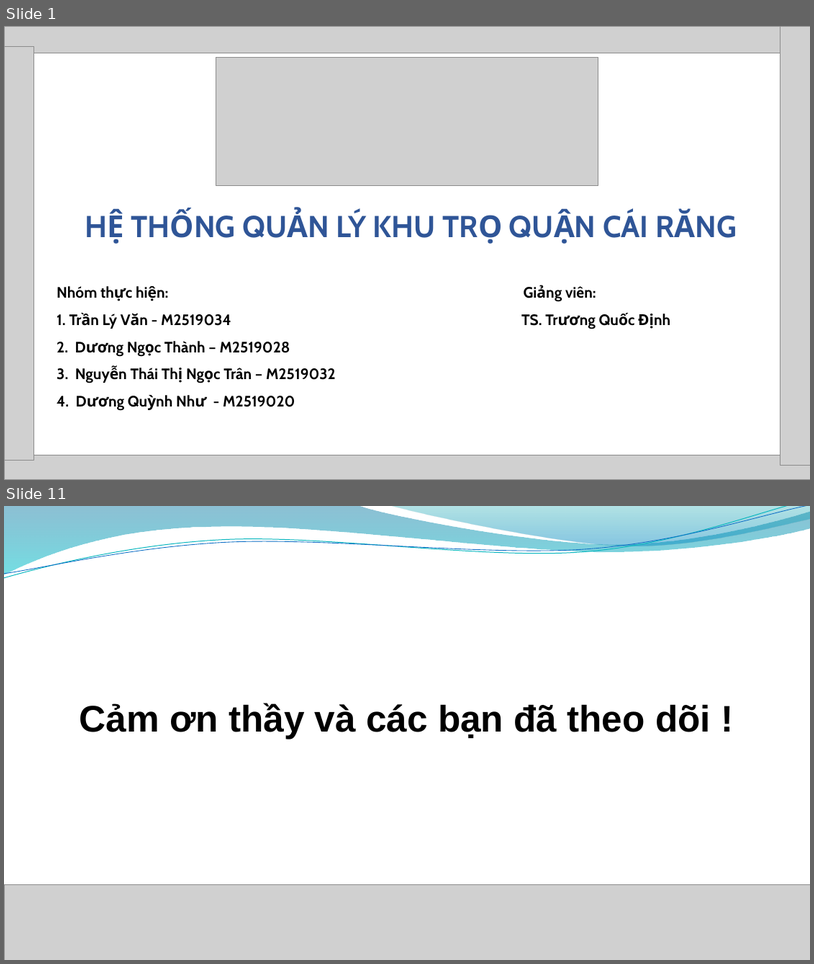
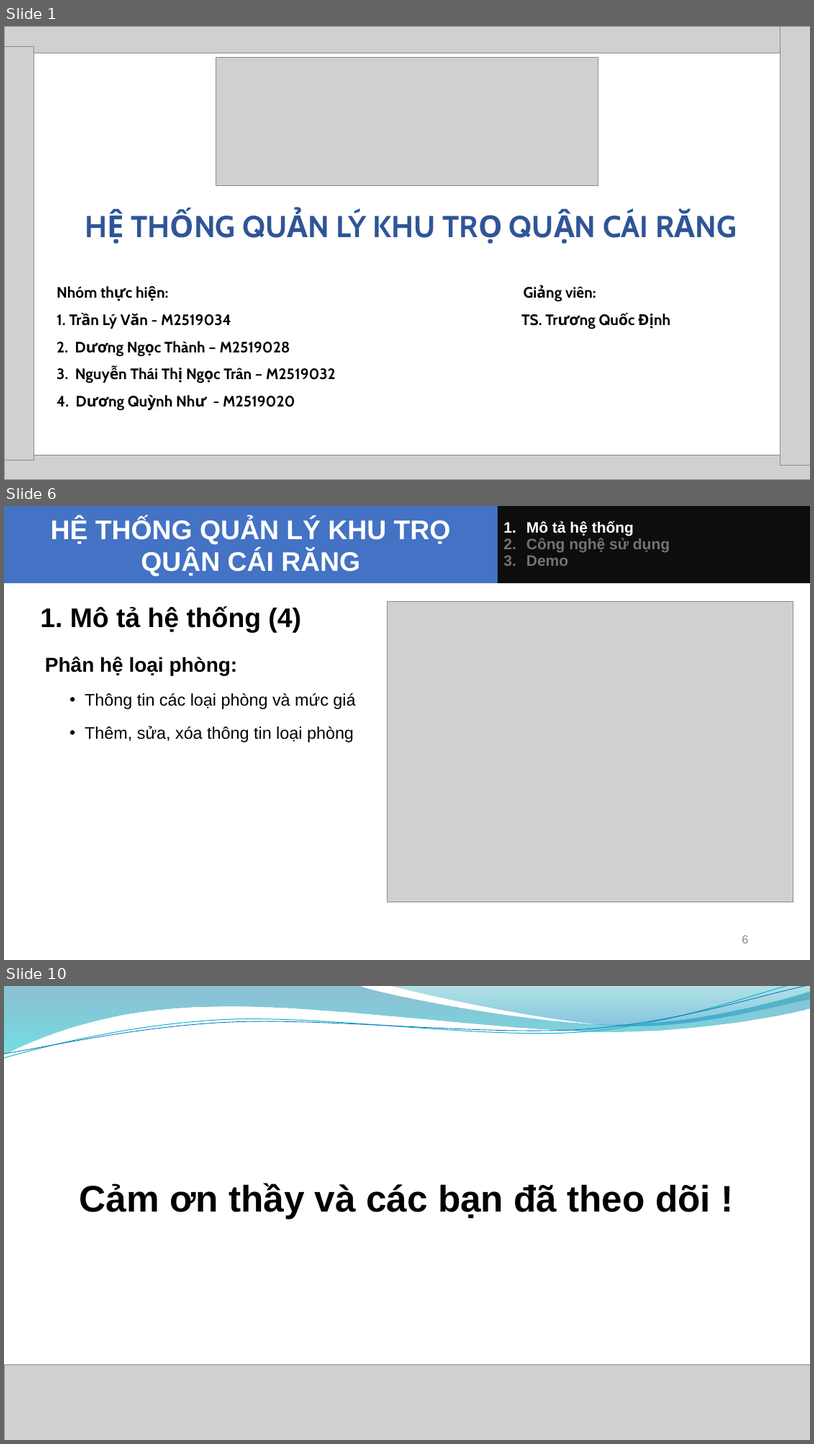
Before and after one commit to tranlyvan/khutro_cairang, a slide deck: Bao cao Nhom.pptx. Shown one above the other, each under a label of ours: slides 1 and 11 before the commit, slides 1, 6 and 10 after it; the slides between them are not shown. The pictures are 814x964 and 814x1444 pixels, drawn with LibreOffice and Linux fonts; fonts in the diff are those of the drawing; grey boxes stand for pictures; background and template pictures are left out. Boxes give left, top, right and bottom in pixels: in the first picture for what was removed or moved away, otherwise in the second. Text is boxed around its words. In the diff, an @@ line names an element or a change of style, - is before the commit and + after.

```diff
--- a/Bao cao Nhom.pptx
+++ b/Bao cao Nhom.pptx
@@ slide 6 added at bbox=[4, 506, 810, 960], background #FFFFFF @@
@@ title added at bbox=[4, 506, 498, 584], fill #4472C4, 32 pt, text #FFFFFF, bold @@
+HỆ THỐNG QUẢN LÝ KHU TRỌ QUẬN CÁI RĂNG
@@ rectangle added at bbox=[498, 506, 810, 584], fill #0D0D0D, 18 pt, text #767171, bold @@
+1. Mô tả hệ thống
+2. Công nghệ sử dụng
+3. Demo
@@ text added at bbox=[40, 606, 301, 633], 32 pt, text #000000, bold @@
+  1. Mô tả hệ thống (4)
@@ picture added at bbox=[388, 602, 793, 901] @@
@@ text added at bbox=[45, 656, 355, 742], 20 pt, text #000000 @@
+Phân hệ loại phòng:
+  • Thông tin các loại phòng và mức giá
+  • Thêm, sửa, xóa thông tin loại phòng
@@ page number added at bbox=[742, 934, 748, 943], 14 pt, text #8C8C8C @@
+6
@@ what was slide 11 is now slide 10 @@
```
Also in this commit, not shown: 3 slides changed, 4 other slides added, 6 slides removed.
